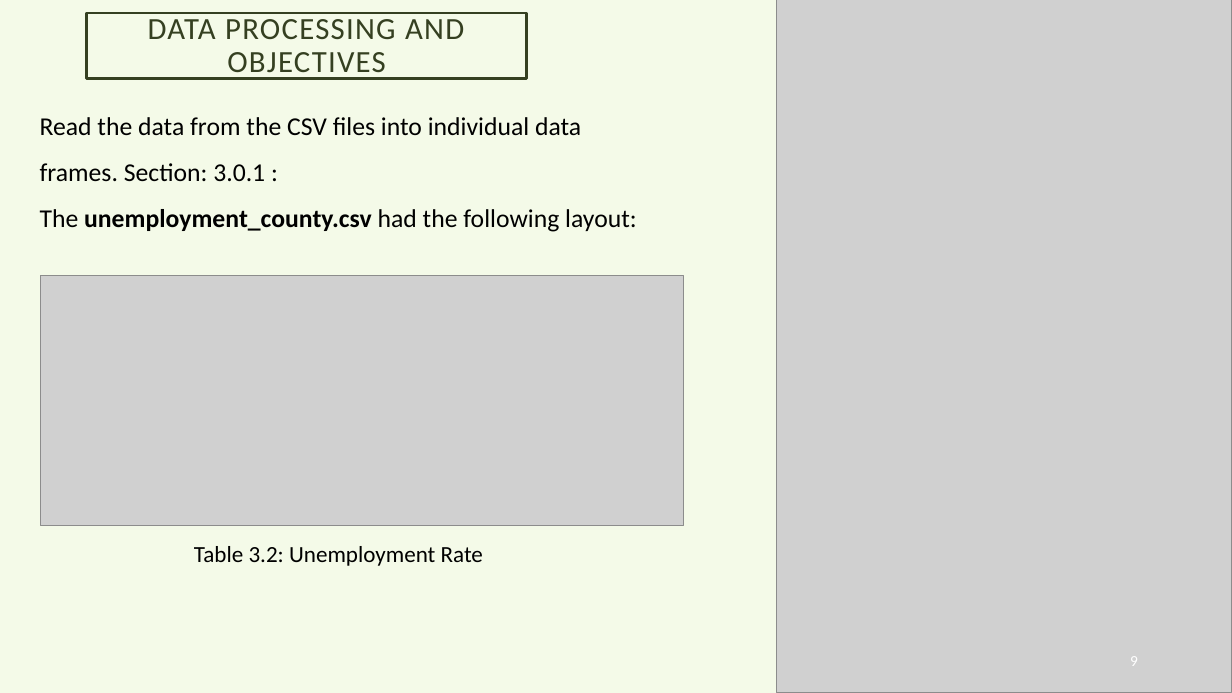
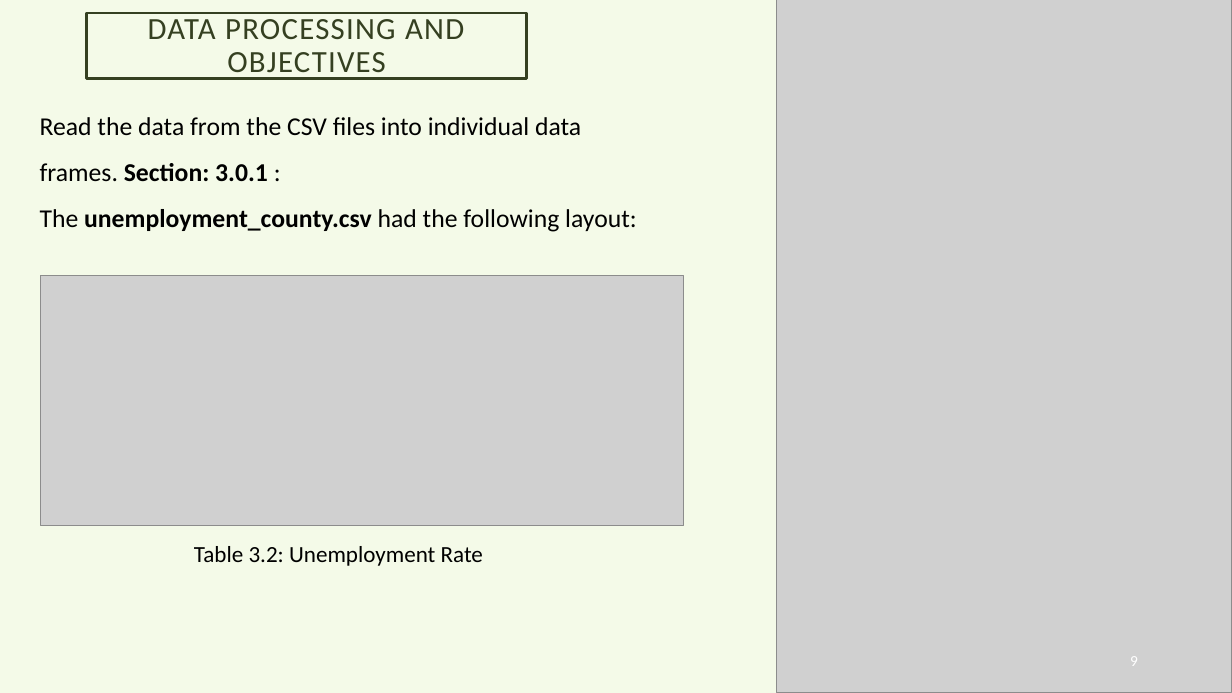
Before and after one commit to HeinoPortfolio/MS_Comp_Sci, a slide deck: slide 9 of 3 Data Visualization/Assignment Files/Final Project/Final Project Files Good Copies/Matthew Heino DSCI 605 Final Report.pptx. Drawn at 1232x693 pixels with LibreOffice and Linux fonts; fonts in the diff are those of the drawing; grey boxes stand for pictures. Boxes give left, top, right and bottom in pixels: in the first picture for what was removed or moved away, otherwise in the second. Text is boxed around its words. In the diff, an @@ line names an element or a change of style, - is before the commit and + after.

```diff
--- a/3 Data Visualization/Assignment Files/Final Project/Final Project Files Good Copies/Matthew Heino DSCI 605 Final Report.pptx
+++ b/3 Data Visualization/Assignment Files/Final Project/Final Project Files Good Copies/Matthew Heino DSCI 605 Final Report.pptx
@@ text at (40, 117, 581, 182): bold on in "Section: 3.0.1" @@
```
Also in this commit, not shown: 6 other slides changed, 6 slides added, 1 slide removed.
